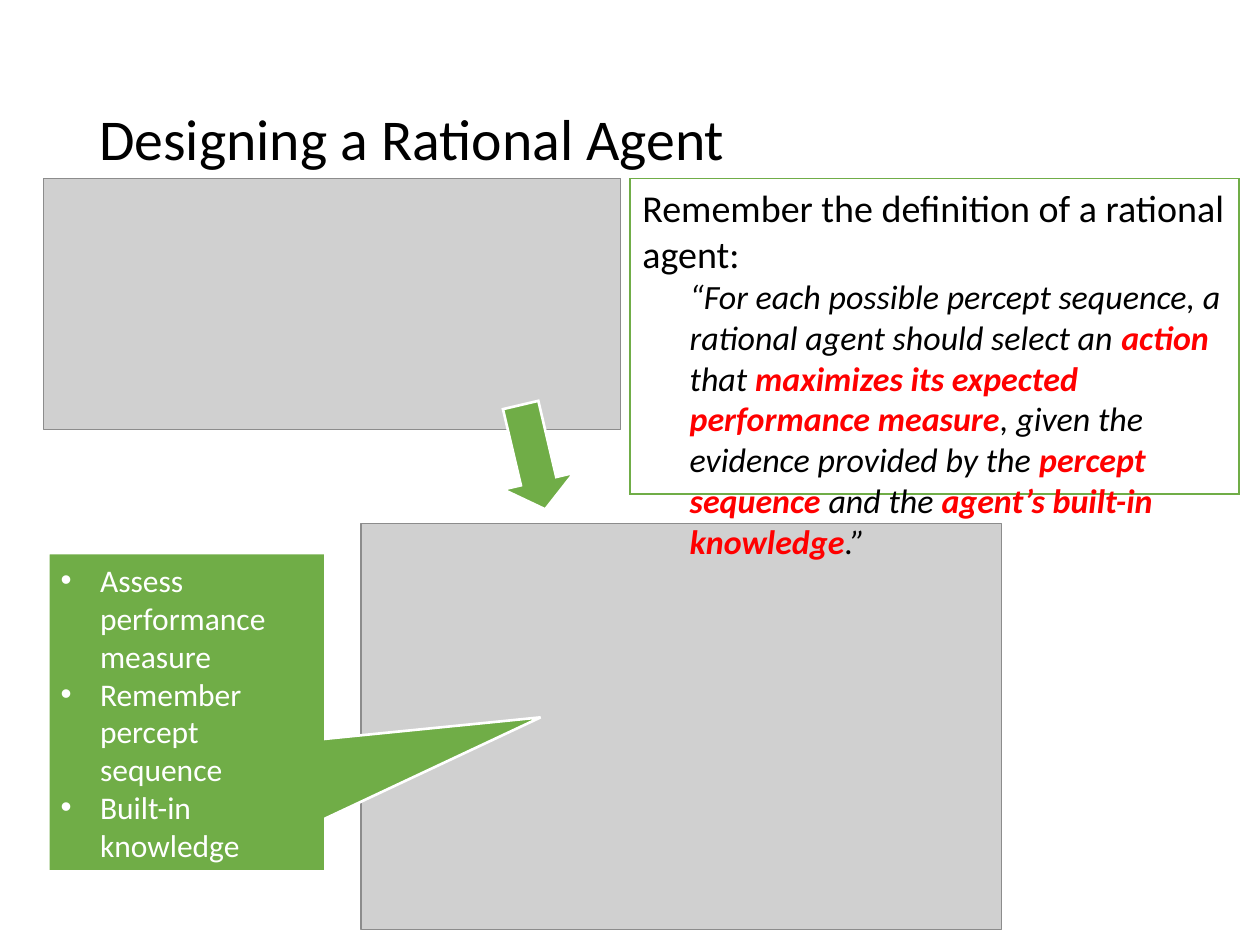
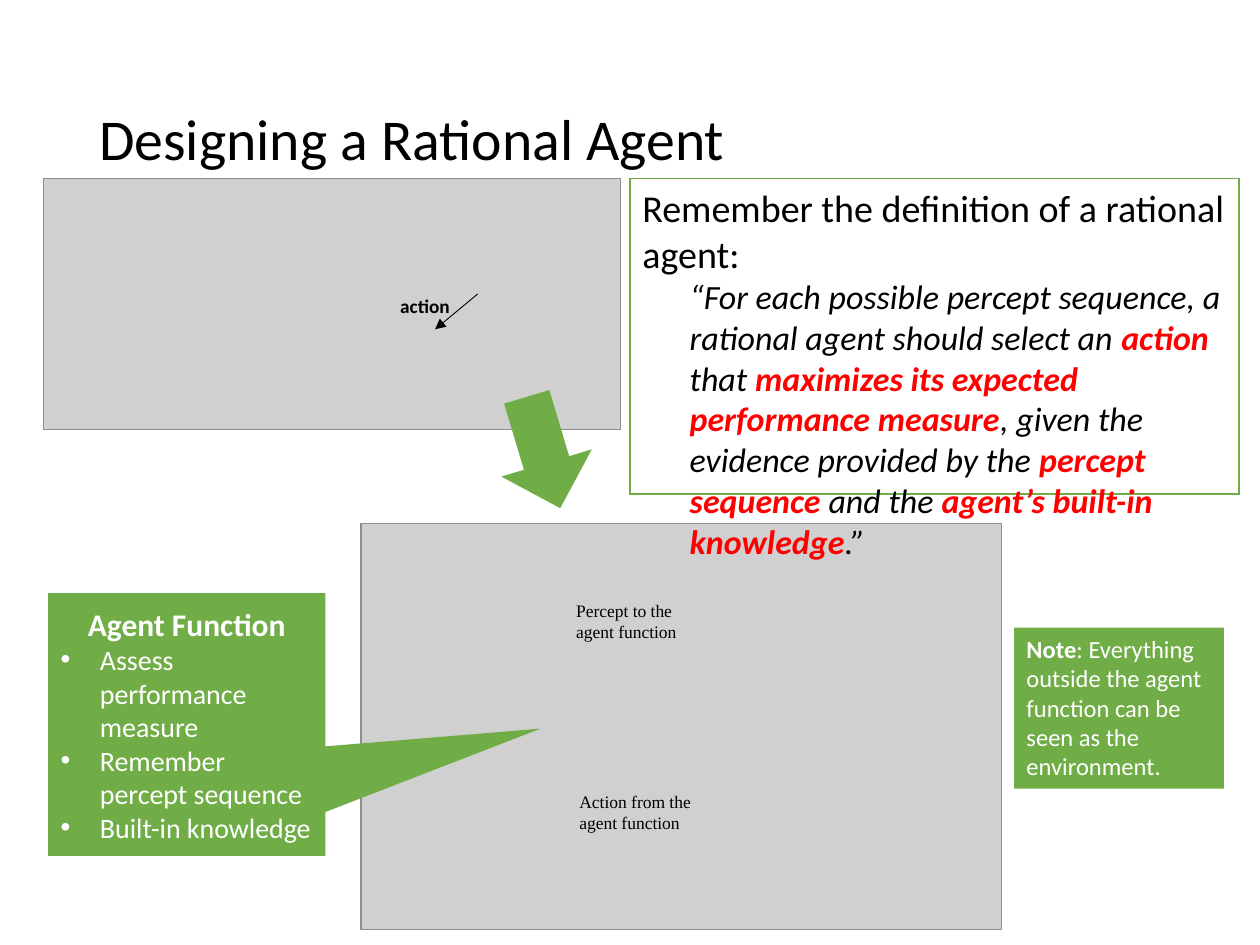
Before and after one commit to mhahsler/CS7320-AI, a slide deck: slide 19 of slides/02_agents.pptx. Drawn at 1260x945 pixels with LibreOffice and Linux fonts; fonts in the diff are those of the drawing; grey boxes stand for pictures. Boxes give left, top, right and bottom in pixels: in the first picture for what was removed or moved away, otherwise in the second. Text is boxed around its words. In the diff, an @@ line names an element or a change of style, - is before the commit and + after.

```diff
--- a/slides/02_agents.pptx
+++ b/slides/02_agents.pptx
@@ text added at [400, 299, 450, 319], 11 pt, text #000000, bold @@
+action
@@ arrow added from (478, 294) to (435, 329), #000000 0.5 pt @@
@@ down arrow added at [482, 383, 606, 521], fill #70AD47 @@
@@ right arrow removed at [485, 397, 580, 518] @@
@@ speech box "Agent Function": place and size @@
-speech box "Agent Function" at [48, 553, 325, 872]
+speech box "Agent Function" at [48, 593, 325, 856]
@@ speech box "Agent Function" at [48, 593, 325, 856]: outline #FFFFFF 1.5 pt to none @@
@@ text in speech box at [88, 614, 286, 642]: paragraph added @@
+Agent Function
@@ text added at [576, 605, 676, 641], 10 pt, text #000000 @@
+Percept to the agent function
@@ rectangle added at [1014, 627, 1225, 789], fill #70AD47, 14 pt, text #FFFFFF @@
+Note: Everything outside the agent function can be seen as the environment.
@@ text in speech box at [100, 652, 311, 843]: size 18 to 16 pt in "Assess performance measure", "Remember percept sequence", "Built-in knowledge" @@
@@ text added at [579, 795, 690, 833], 10 pt, text #000000 @@
+Action from the agent function
```
Also in this commit, not shown: 1 other slide changed, 2 other files.
